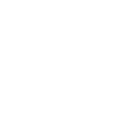
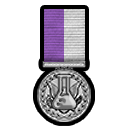
The second 128×128 image is a revision of the first. Changes to its layers:
added group "ResearchService" with 11 layers in group "Group 2" over [left=37, top=9, right=91, bottom=122]
added layer "Layer 15 copy 3" (2nd of 4, in "Group 2" › "ResearchService") (multiply) in group "ResearchService" over [left=44, top=9, right=85, bottom=62]
added layer "Layer 5 copy" (1st of 2, in "Group 2" › "ResearchService") in group "ResearchService" over [left=44, top=9, right=85, bottom=62]
added layer "Layer 31" (soft light) in group "ResearchService" over [left=52, top=75, right=76, bottom=109]
added group "Group 3 copy" (1st of 3, in "Group 2" › "ResearchService") with 5 layers in group "ResearchService" over [left=37, top=61, right=91, bottom=122]
added layer "Layer 3 copy" (2nd of 4, in "Group 2" › "ResearchService" › "Group 3 copy") (luminosity) in group "Group 3 copy" over [left=42, top=61, right=86, bottom=68]
added layer "Layer 3" (2nd of 4, in "Group 2" › "ResearchService" › "Group 3 copy") in group "Group 3 copy" over [left=42, top=61, right=86, bottom=68]
added group "Group 4" (2nd of 4, in "Group 2" › "ResearchService" › "Group 3 copy") with 2 layers in group "Group 3 copy" over [left=37, top=63, right=91, bottom=122]
added layer "Layer 24" (2nd of 4, in "Group 2" › "ResearchService" › "Group 3 copy" › "Group 4") (luminosity) in group "Group 4" over [left=37, top=63, right=91, bottom=122]
added layer "Layer 25" (2nd of 4, in "Group 2" › "ResearchService" › "Group 3 copy" › "Group 4") in group "Group 4" over [left=37, top=63, right=91, bottom=122]
